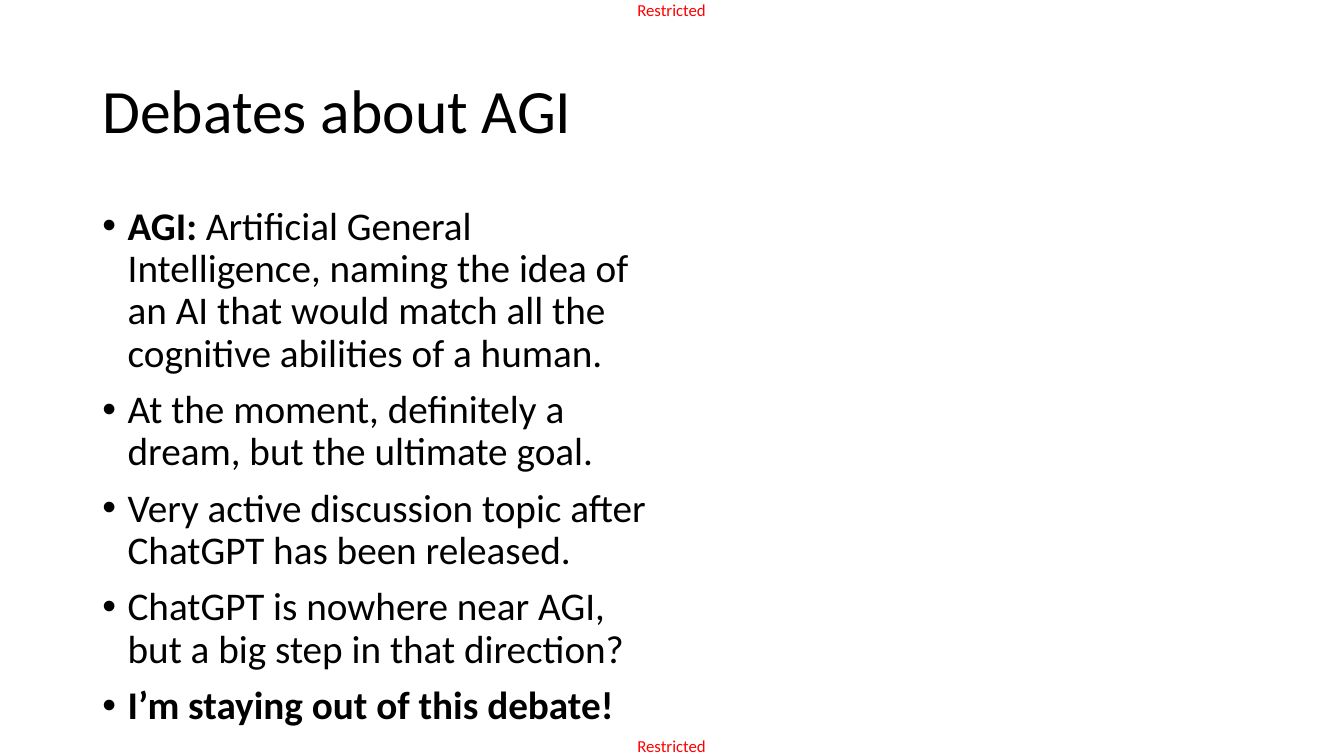
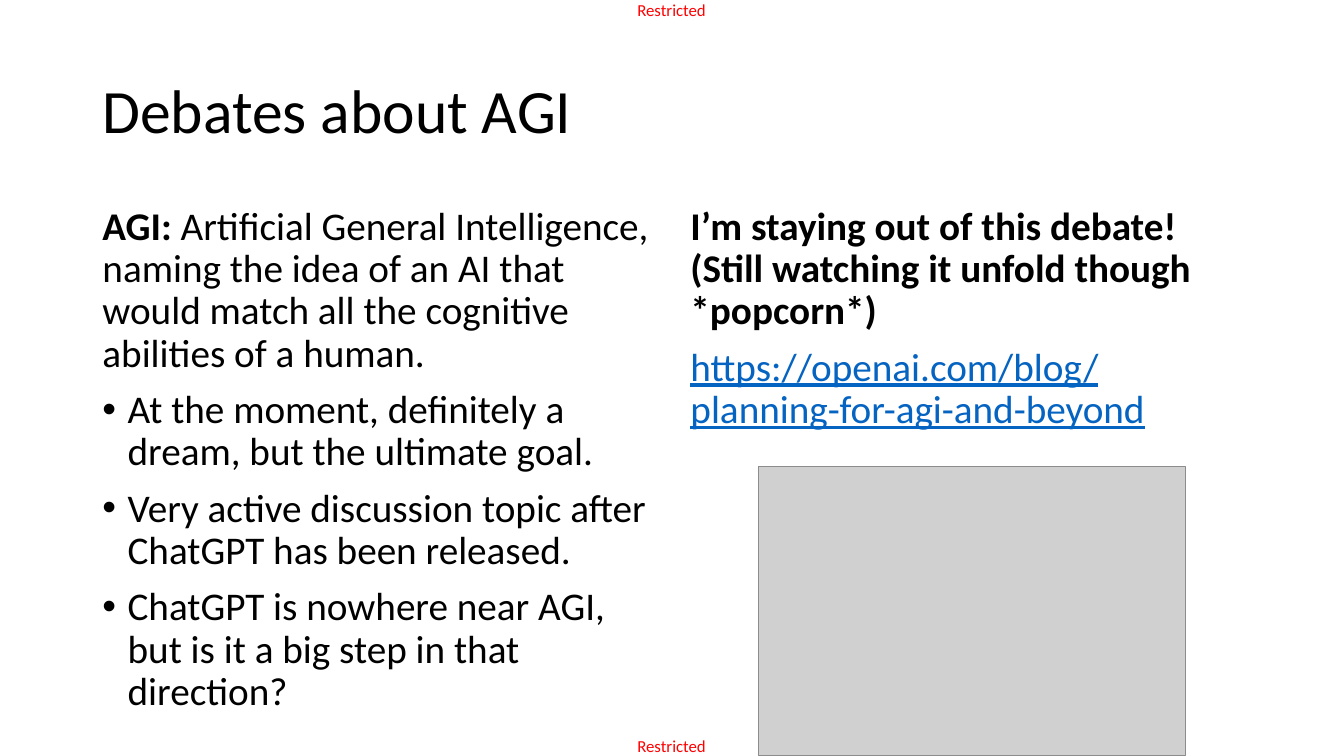
Before and after one commit to matthieudemari/SUTD_DL_50_039, a slide deck: slide 22 of W12/3. W12S3 final/W12S3.pptx (slide 21 before the commit). Drawn at 1344x756 pixels with LibreOffice and Linux fonts; fonts in the diff are those of the drawing; grey boxes stand for pictures. Boxes give left, top, right and bottom in pixels: in the first picture for what was removed or moved away, otherwise in the second. Text is boxed around its words. In the diff, an @@ line names an element or a change of style, - is before the commit and + after.

Commit message:
Minor changes to RL, ChatGPT, Explainability, Diffusion and End lectures.

```diff
--- a/W12/3. W12S3 final/W12S3.pptx
+++ b/W12/3. W12S3 final/W12S3.pptx
@@ text at [102,212,648,368]: bullet • to none @@
@@ text added at [690,211,1191,430], 28 pt, text #000000, bold @@
+I’m staying out of this debate! (Still watching it unfold though *popcorn*)
+https://openai.com/blog/planning-for-agi-and-beyond
@@ picture added at [758,467,1186,756] @@
@@ text at [128,592,605,706]: text changed @@
-• ChatGPT is nowhere near AGI, but a big step in that direction?
-• I’m staying out of this debate!
+• ChatGPT is nowhere near AGI, but is it a big step in that direction?
```
Also in this commit, not shown: 12 other slides changed, 3 slides added, 6 other files.
